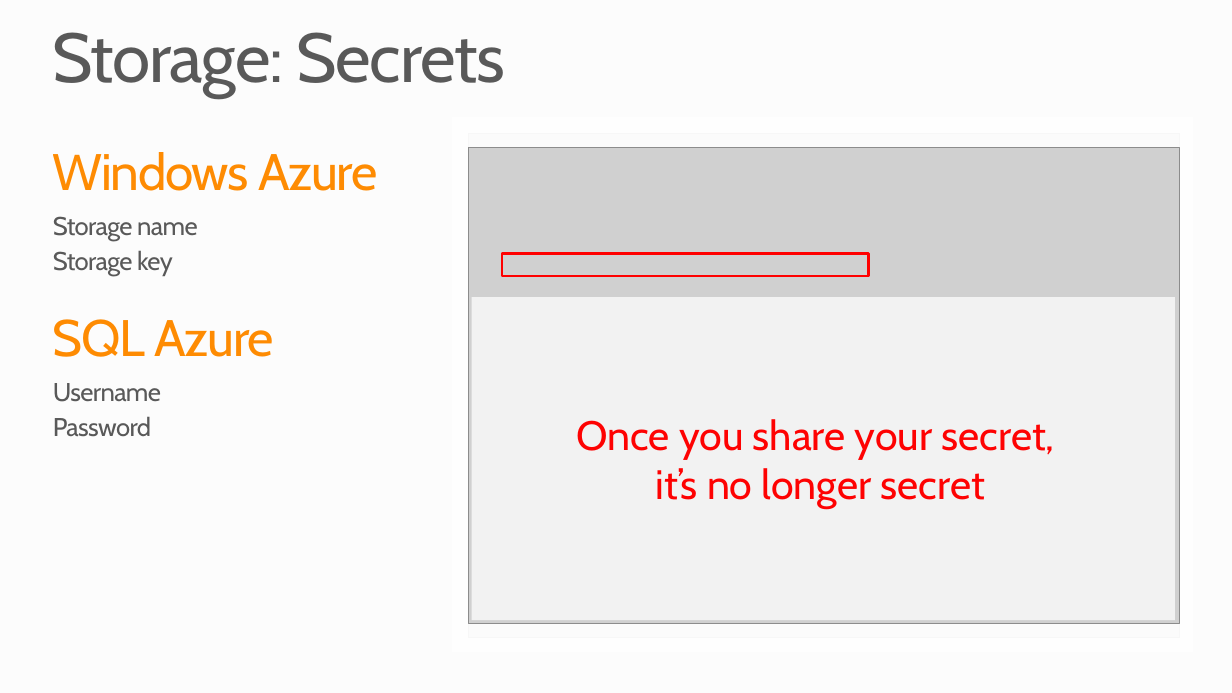
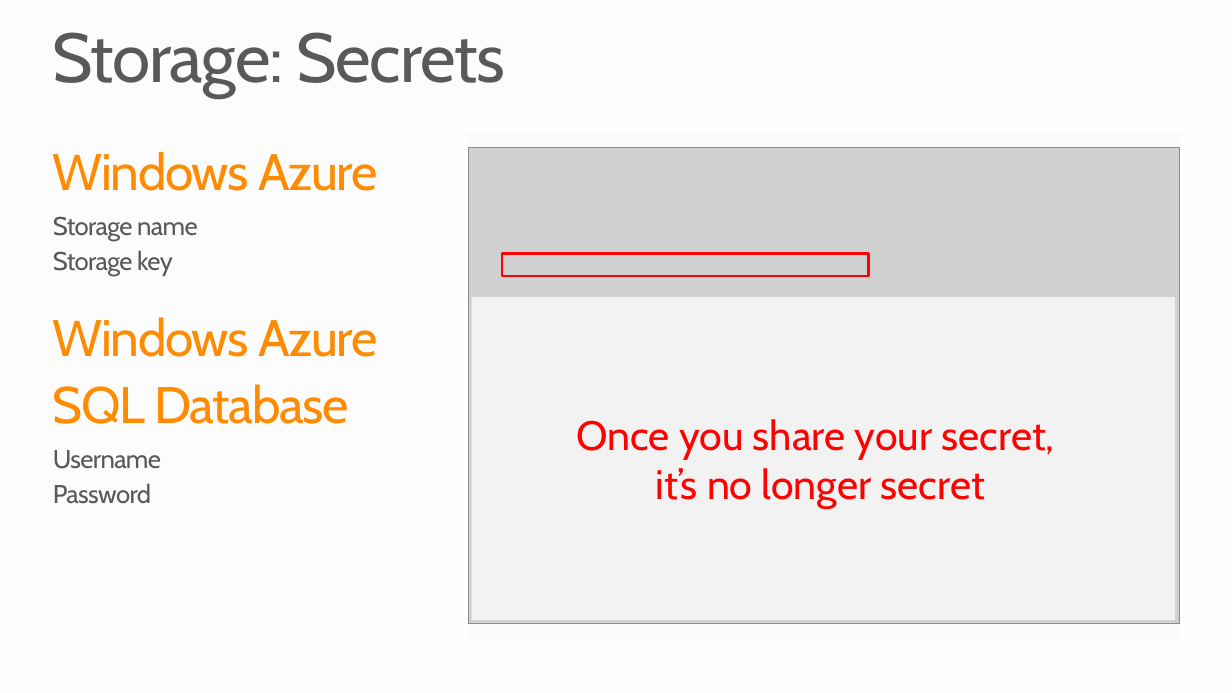
Before and after one commit to mwasham/WATK-Presentations, a slide deck: slide 10 of BuildingDeviceAndCloudApplications/BuildingDeviceAndCloudApplications.pptx. Drawn at 1232x693 pixels with LibreOffice and Linux fonts; fonts in the diff are those of the drawing; grey boxes stand for pictures; background and template pictures are left out. Boxes give left, top, right and bottom in pixels: in the first picture for what was removed or moved away, otherwise in the second. Text is boxed around its words. In the diff, an @@ line names an element or a change of style, - is before the commit and + after.

```diff
--- a/BuildingDeviceAndCloudApplications/BuildingDeviceAndCloudApplications.pptx
+++ b/BuildingDeviceAndCloudApplications/BuildingDeviceAndCloudApplications.pptx
@@ text at bbox=[53, 317, 378, 424]: text changed @@
-SQL Azure
+Windows Azure
+SQL Database
```
Also in this commit, not shown: 5 other slides changed, 1 other file.
